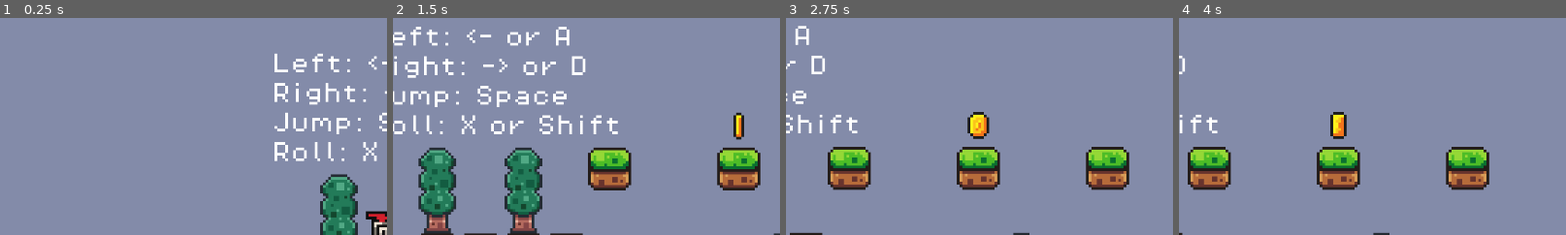
Above: before the commit, frames 1-4 (left to right).
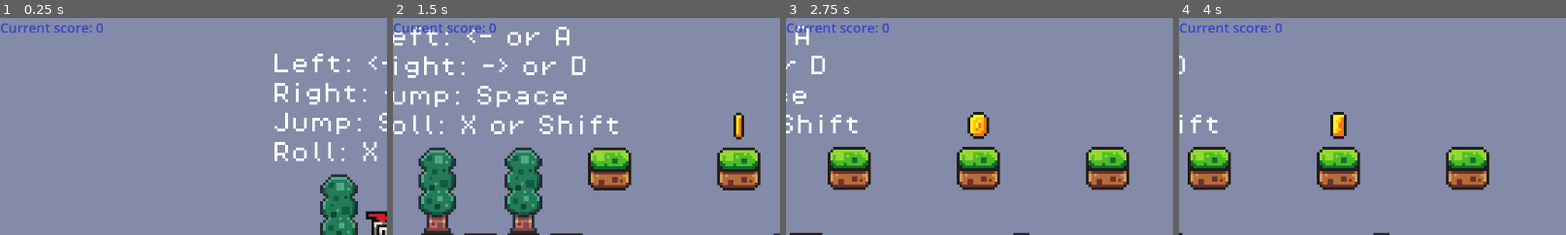
Above: after the commit, the same moments.

Repository: AccardoNull/Godot-2D-Platformer
Game: Godot game, scene res://scenes/game.tscn
The game is run twice, just before and just after one commit, with the same random seed, the same clock (stepped at 60 frames per second) and the same inputs.
Inputs:
- Up to frame 1 (0.25 s): no input
- Up to frame 2 (1.5 s): hold Right (move_right) from 0.53 s (still down); tap X (roll) at 0.6, 1.35 s; tap Space (jump) at 0.77 s
- Up to frame 3 (2.75 s): tap Space (jump) at 1.52 s; release Right (move_right) at 2.03 s; hold Left (move_left) from 2.03 s (still down); tap X (roll) at 2.1 s
- Up to frame 4 (4 s): release Left (move_left) at 2.78 s; hold Right (move_right) from 2.78 s (still down); tap X (roll) at 2.85, 3.6 s; tap Space (jump) at 3.02, 3.77 s
The pictures show only the part of the screen within x 0-50%, y 0-50%; the shares and areas given below are measured in that part.

The runs differ from the first frame. In frame 1, 0.4% of the frame differs, in the area x 0-27%, y 2-7%; in frame 2, 0.4%, in the area x 0-27%, y 2-8%; in frame 3, 0.4%; in frame 4, 0.4%.

Commit message:
Add basic UI that display current score.

Diff:
--- a/Game 1/scenes/game.tscn
+++ b/Game 1/scenes/game.tscn
@@ -9,6 +9,7 @@
 [ext_resource type="PackedScene" uid="uid://cp784y15x00eh" path="res://scenes/killzone.tscn" id="5_mtswb"]
 [ext_resource type="PackedScene" uid="uid://bvn1lypbqrst4" path="res://scenes/enemy.tscn" id="6_axejw"]
 [ext_resource type="FontFile" uid="uid://orsd54ln54n2" path="res://assests/fonts/PixelOperator8.ttf" id="6_u5sy4"]
+[ext_resource type="Script" uid="uid://bmb3tndohgvls" path="res://scripts/ui.gd" id="10_vtaks"]
 
 [sub_resource type="TileSetAtlasSource" id="TileSetAtlasSource_t6tti"]
 texture = ExtResource("2_ehyyn")
@@ -549,3 +550,22 @@
 format = 2
 layer_0/z_index = -10
 layer_0/tile_data = PackedInt32Array(-327686, 196608, 9, -327685, 196608, 9, -327684, 196608, 9, -262148, 196608, 9, -2 …(44711 unchanged characters)…
+
+[node name="UI" type="CanvasLayer" parent="."]
+unique_name_in_owner = true
+script = ExtResource("10_vtaks")
+
+[node name="Control" type="Control" parent="UI"]
+layout_mode = 3
+anchors_preset = 0
+offset_right = 40.0
+offset_bottom = 40.0
+
+[node name="ScoreLabel" type="Label" parent="UI/Control"]
+layout_mode = 1
+offset_right = 40.0
+offset_bottom = 23.0
+pivot_offset = Vector2(16, 16)
+theme_override_colors/font_color = Color(0.18775839, 0.2774035, 0.78742373, 1)
+theme_override_font_sizes/font_size = 20
+text = "Current score: 0"
--- a/Game 1/scripts/coin.gd
+++ b/Game 1/scripts/coin.gd
@@ -2,8 +2,9 @@
 
 @onready var game_manager = %GameManager
 @onready var animation_player = $AnimationPlayer
-
+@onready var ui = %UI
 
 func _on_body_entered(body):
 	game_manager.add_score()
+	ui.current_score()
 	animation_player.play("pickup")
--- /dev/null
+++ b/Game 1/scripts/ui.gd
@@ -0,0 +1,9 @@
+extends CanvasLayer
+
+var score = 0
+
+@onready var score_label = $Control/ScoreLabel
+
+func current_score():
+	score += 100
+	score_label.text = "Current score: " + str(score)
Not shown: 1 places in Game 1/scenes/game.tscn that only renumber resources
Not shown, added: Game 1/scripts/ui.gd.uid
